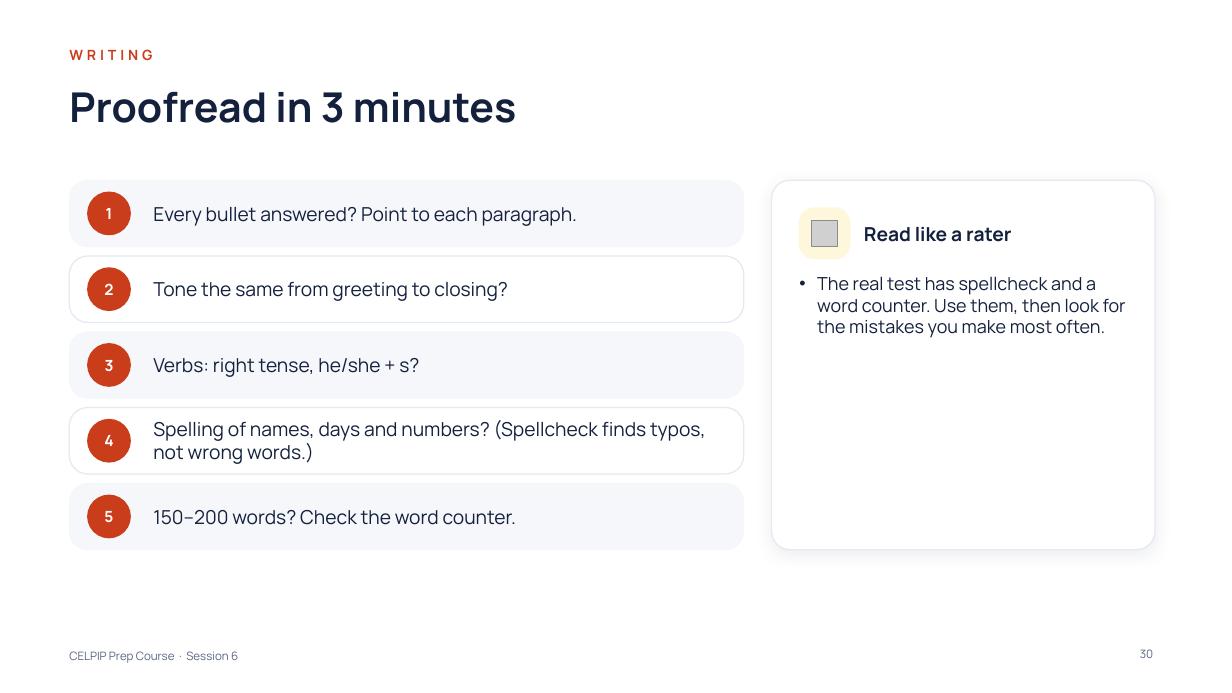
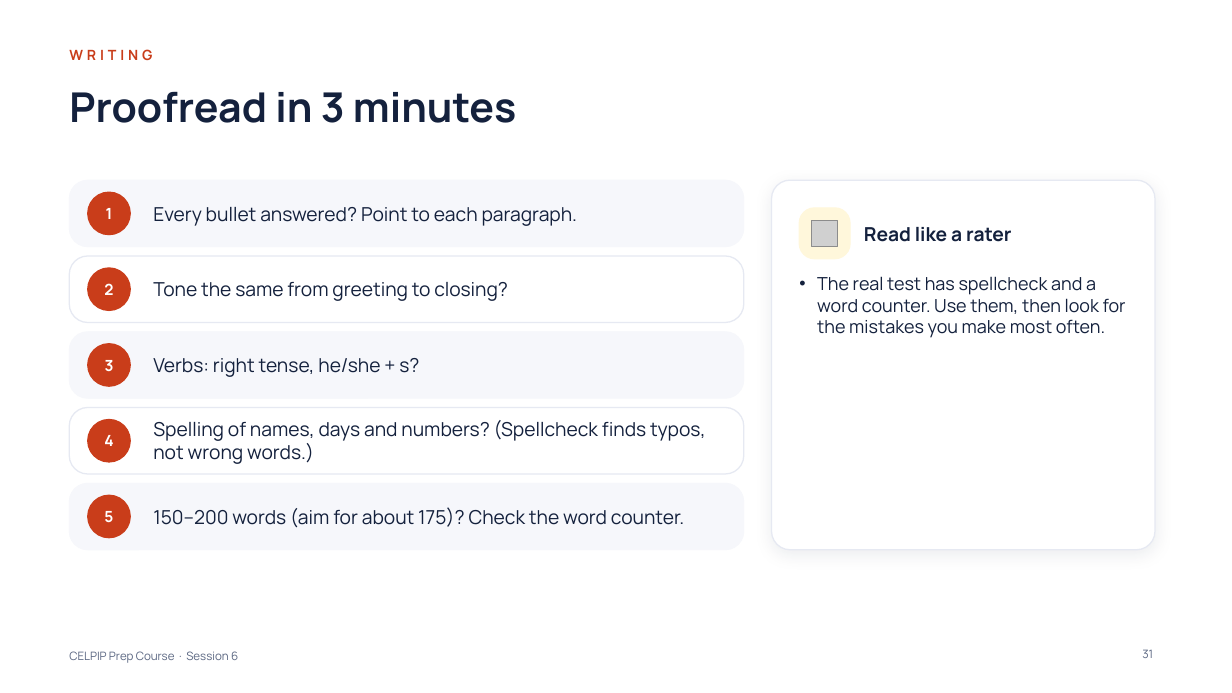
Before and after one commit to learnovateqa/The_English_Academy_CELPIP, a slide deck: slide 31 of decks/session-06.pptx (slide 30 before the commit). Drawn at 1232x693 pixels with LibreOffice and Linux fonts; fonts in the diff are those of the drawing; grey boxes stand for pictures. Boxes give left, top, right and bottom in pixels: in the first picture for what was removed or moved away, otherwise in the second. Text is boxed around its words. In the diff, an @@ line names an element or a change of style, - is before the commit and + after.

```diff
--- a/decks/session-06.pptx
+++ b/decks/session-06.pptx
@@ text at [153,507,684,528]: text changed @@
-150–200 words? Check the word counter.
+150–200 words (aim for about 175)? Check the word counter.
@@ page number at [1142,649,1153,658]: text changed @@
-30
+31
```
Also in this commit, not shown: 3 other slides changed, 1 slide added, 2 other files.
